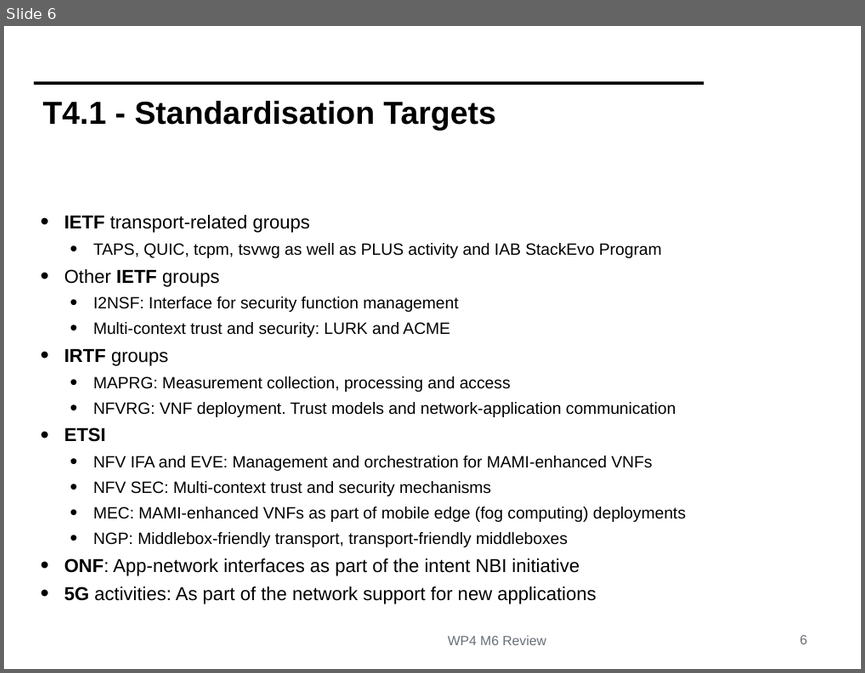
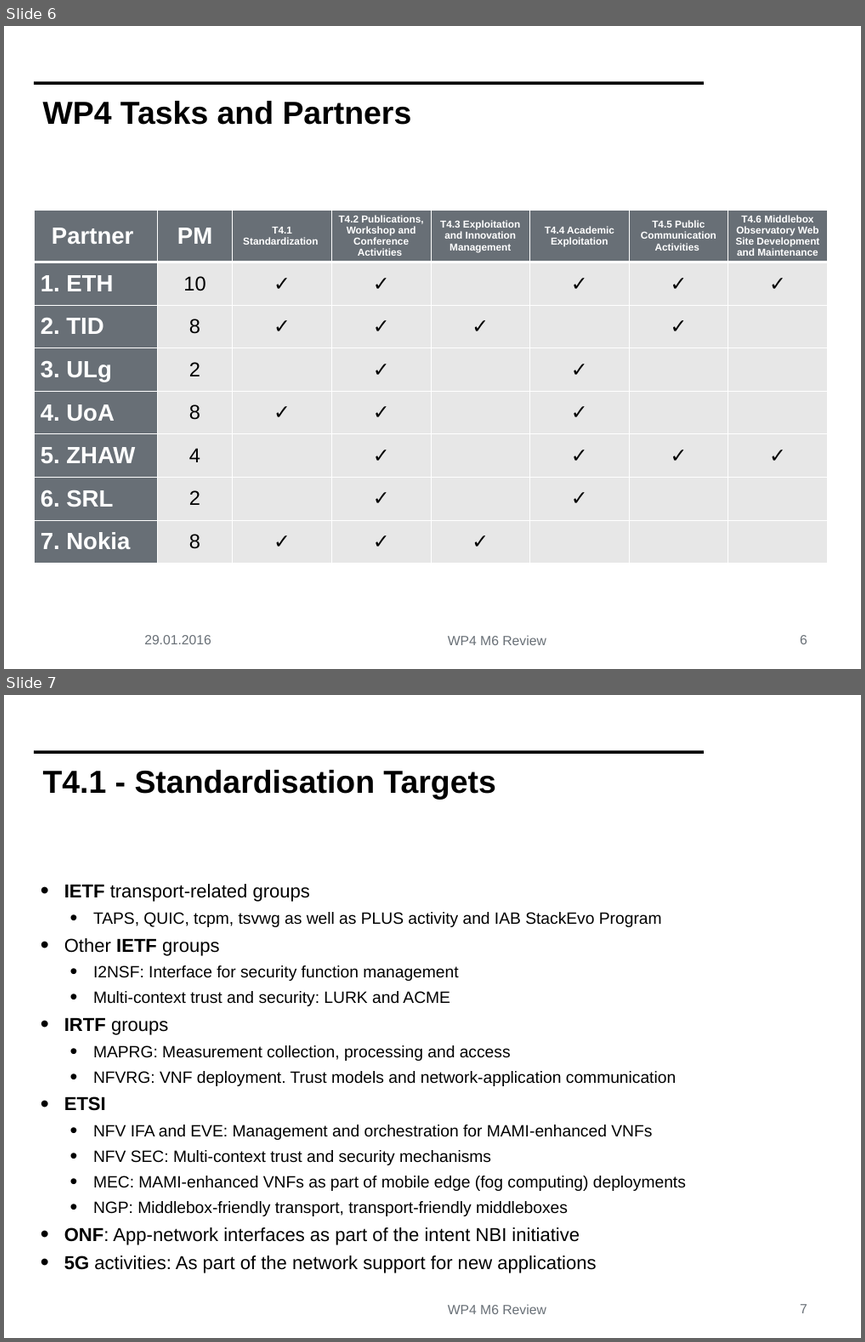
Before and after one commit to mami-project/roadshows, a slide deck: review1/WP4-ReviewM6.pptx. Shown one above the other, each under a label of ours: slide 6 before the commit, slides 6 and 7 after it. The pictures are 865x673 and 865x1342 pixels, drawn with LibreOffice and Linux fonts; fonts in the diff are those of the drawing; background and template pictures are left out. Boxes give left, top, right and bottom in pixels: in the first picture for what was removed or moved away, otherwise in the second. Text is boxed around its words. In the diff, an @@ line names an element or a change of style, - is before the commit and + after.

```diff
--- a/review1/WP4-ReviewM6.pptx
+++ b/review1/WP4-ReviewM6.pptx
@@ slide 6 added at (4, 26, 861, 669), background #FFFFFF; not listed: 2 template elements that a slide beside it also shows @@
@@ title added at (43, 101, 412, 125), 38 pt, text #000000, bold @@
+WP4 Tasks and Partners
@@ table added at (34, 210, 828, 565), 8 rows, 8 columns @@
+Partner | PM | T4.1 Standardization | T4.2 Publications, Workshop and Conference Activities | T4.3 Exploitation and Innovation Management | T4.4 Academic Exploitation | T4.5 Public Communication Activities | T4.6 Middlebox Observatory Web Site Development and Maintenance
+1. ETH | 10 | ✓ | ✓ |  | ✓ | ✓ | ✓
+2. TID | 8 | ✓ | ✓ | ✓ |  | ✓ | 
+3. ULg | 2 |  | ✓ |  | ✓ |  | 
+4. UoA | 8 | ✓ | ✓ |  | ✓ |  | 
+5. ZHAW | 4 |  | ✓ |  | ✓ | ✓ | ✓
+6. SRL | 2 |  | ✓ |  | ✓ |  | 
+7. Nokia | 8 | ✓ | ✓ | ✓ |  |  | 
@@ text added at (144, 635, 211, 644), 16 pt, text #686F76 @@
+29.01.2016
@@ page number added at (800, 635, 807, 644), 16 pt, text #686F76 @@
+6
@@ what was slide 6 is now slide 7 @@
@@ page number at (800, 1304, 807, 1313): text changed @@
-6
+7
```
Also in this commit, not shown: 9 slides changed, 1 other file.
